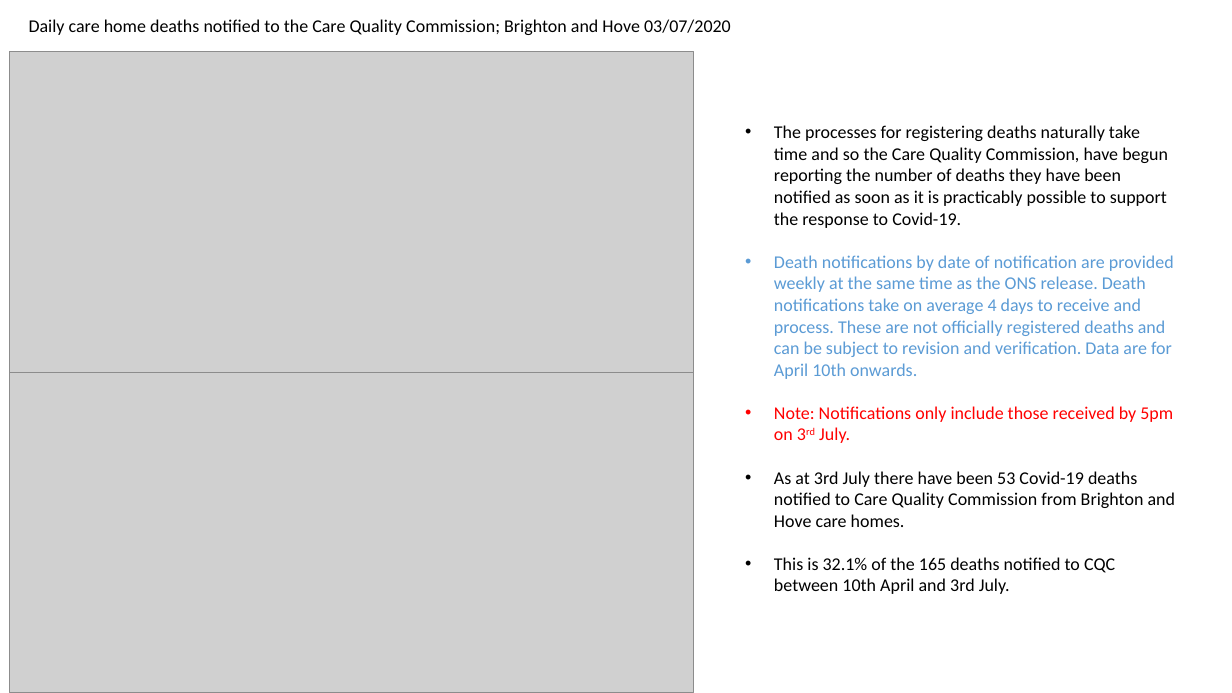
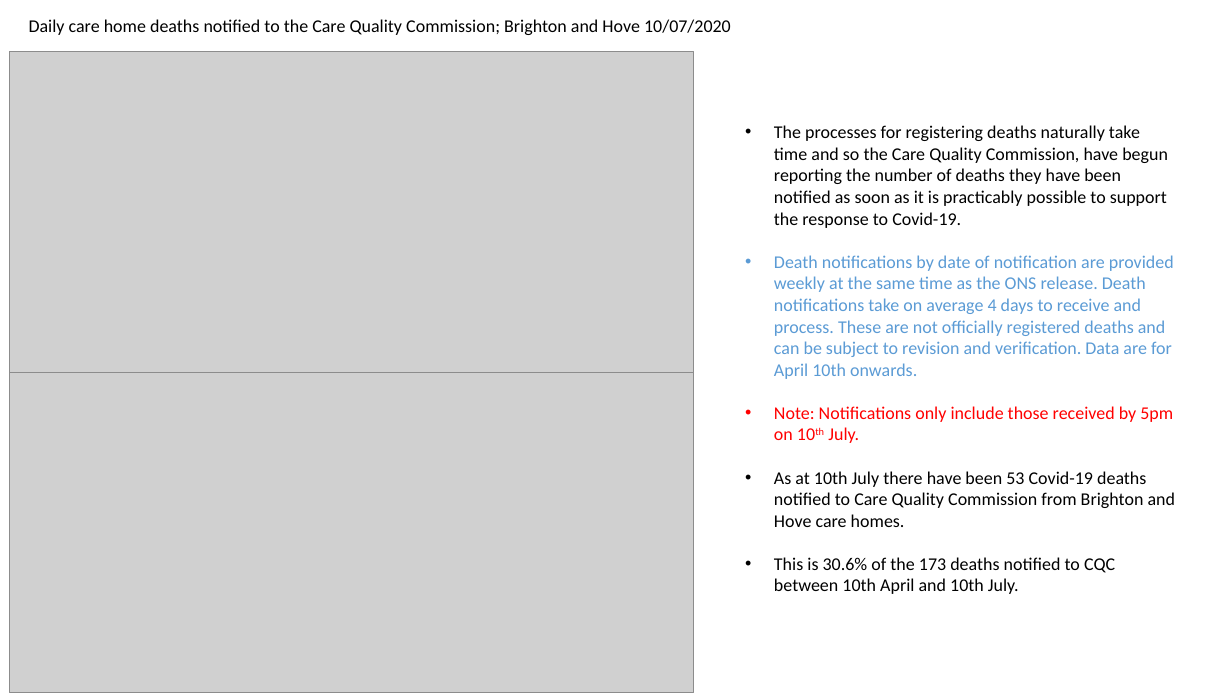
Before and after one commit to psychty/another_covid_repo, a slide deck: slide 18 of Weekly_mortality_updates_Sussex/Death Slides - Brighton and Hove 14th July update.pptx. Drawn at 1232x693 pixels with LibreOffice and Linux fonts; fonts in the diff are those of the drawing; grey boxes stand for pictures. Boxes give left, top, right and bottom in pixels: in the first picture for what was removed or moved away, otherwise in the second. Text is boxed around its words. In the diff, an @@ line names an element or a change of style, - is before the commit and + after.

```diff
--- a/Weekly_mortality_updates_Sussex/Death Slides - Brighton and Hove 14th July update.pptx
+++ b/Weekly_mortality_updates_Sussex/Death Slides - Brighton and Hove 14th July update.pptx
@@ text at (29,19,731,35): text changed @@
-Daily care home deaths notified to the Care Quality Commission; Brighton and Hove 03/07/2020
+Daily care home deaths notified to the Care Quality Commission; Brighton and Hove 10/07/2020
@@ text at (774,406,1176,594): text changed @@
-• Note: Notifications only include those received by 5pm on 3rd July.
-• As at 3rd July there have been 53 Covid-19 deaths notified to Care Quality Commission from Brighton and Hove care homes.
-• This is 32.1% of the 165 deaths notified to CQC between 10th April and 3rd July.
+• Note: Notifications only include those received by 5pm on 10th July.
+• As at 10th July there have been 53 Covid-19 deaths notified to Care Quality Commission from Brighton and Hove care homes.
+• This is 30.6% of the 173 deaths notified to CQC between 10th April and 10th July.
```
Also in this commit, not shown: 8 other slides changed, 26 other files.
